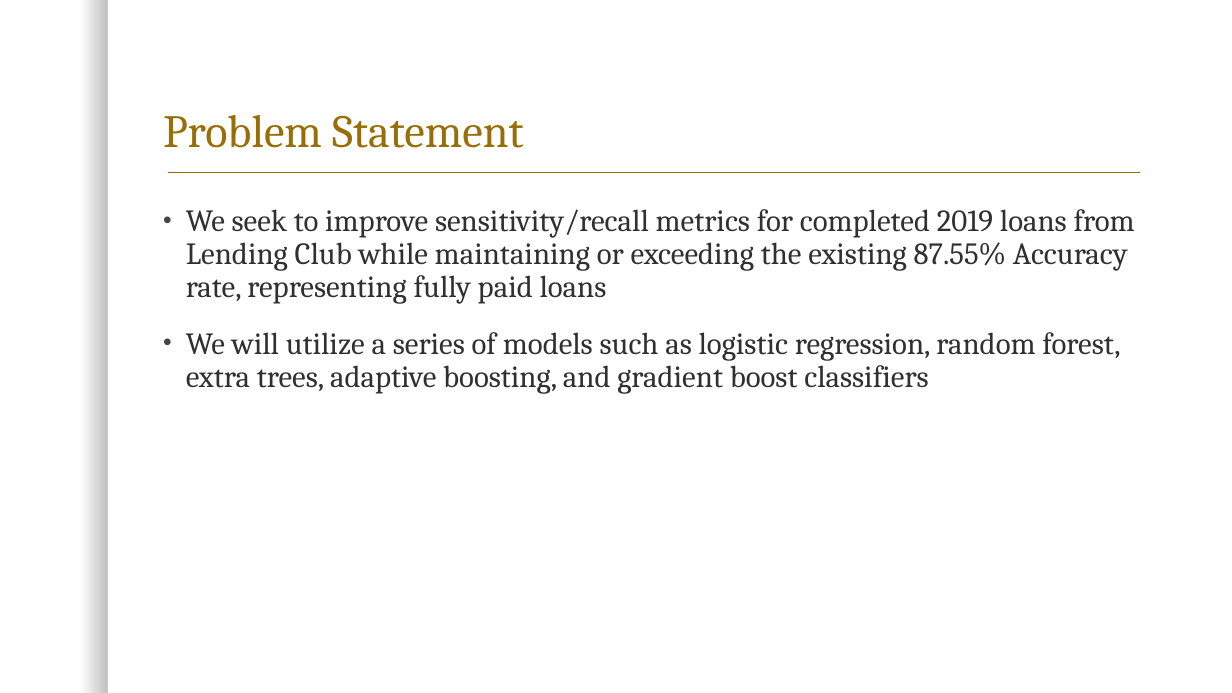
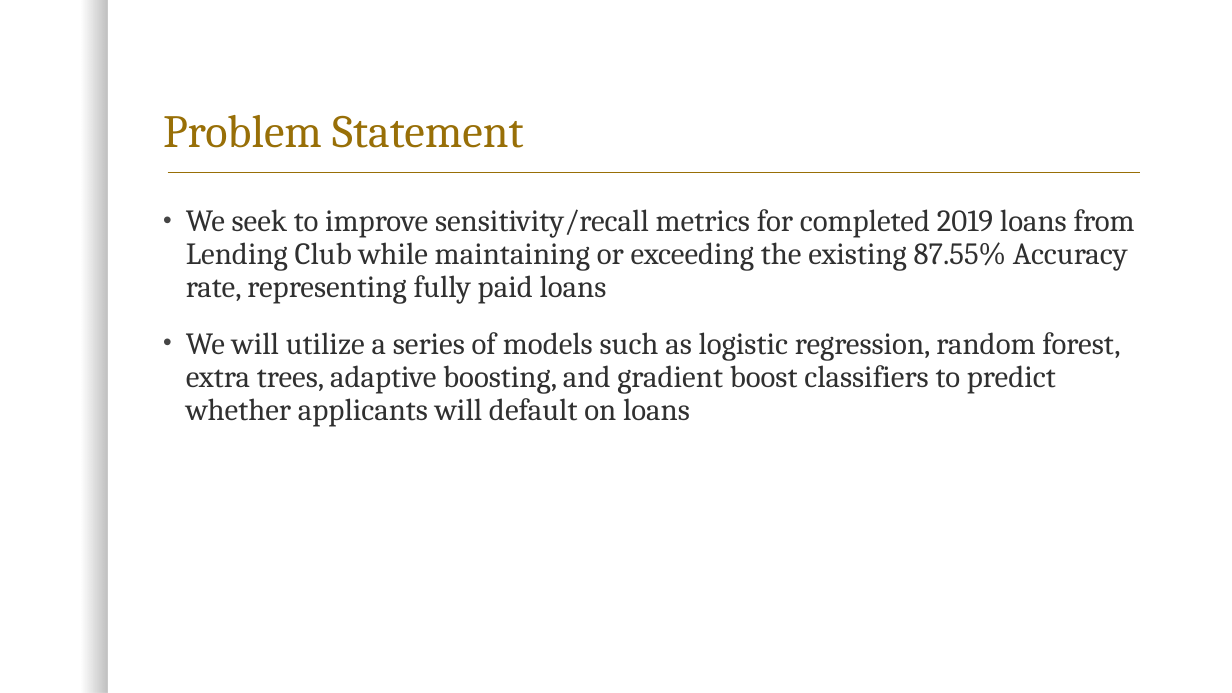
Before and after one commit to LexLau/Predicting-Loan-Defaults, a slide deck: slide 3 of Presentation.pptx. Drawn at 1232x693 pixels with LibreOffice and Linux fonts; fonts in the diff are those of the drawing; background and template pictures are left out. Boxes give left, top, right and bottom in pixels: in the first picture for what was removed or moved away, otherwise in the second. Text is boxed around its words. In the diff, an @@ line names an element or a change of style, - is before the commit and + after.

Commit message:
completed slides

```diff
--- a/Presentation.pptx
+++ b/Presentation.pptx
@@ text at (x1=186, y1=332, x2=1120, y2=427): text changed @@
-• We will utilize a series of models such as logistic regression, random forest, extra trees, adaptive boosting, and gradient boost classifiers
+• We will utilize a series of models such as logistic regression, random forest, extra trees, adaptive boosting, and gradient boost classifiers to predict whether applicants will default on loans
```
Also in this commit, not shown: 2 other slides changed.
